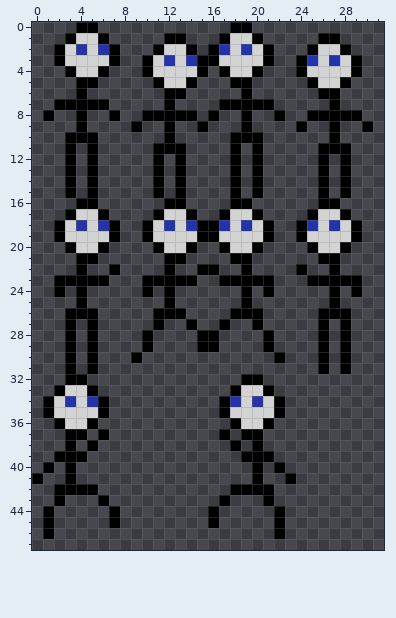
Pixel-art sprite -- exjobb-game/src/res/player.png. Above: the version before the commit.
The file is 64x96 pixels, drawn in blocks of 2x2; one block is one cell here. Colours within 5 levels of each other are drawn and written as one.
Once edited:
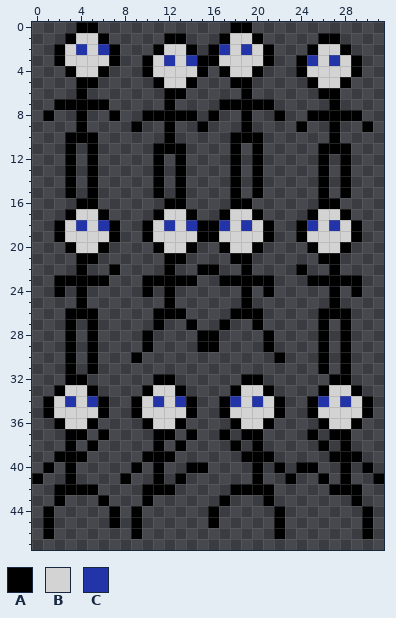
Palette (. is transparent): A #000000  B #d3d3d3  C #2333a8
Diff:
@@ x 0..31 @@
 31 ...A.A....................A.A...
-32 ...AA..............AA...........
-33 ..ABBA............ABBA..........
-34 .ABCBCA..........ACBCBA.........
-35 .ABBBBA..........ABBBBA.........
-36 ..ABBA............ABBA..........
-37 ...AA.A..........A.AA...........
-38 ...A.A............A.A...........
-39 ..AAA..............AAA..........
-40 .A.A................A.A.........
-41 A..A................A..A........
-42 ..AAAA............AAAA..........
-43 ..A...A..........A...A..........
-44 .A.....A........A.....A.........
-45 .A.....A........A.....A.........
-46 .A....................A.........
+32 ...AA......AA......AA......AA...
+33 ..ABBA....ABBA....ABBA....ABBA..
+34 .ABCBCA..ABCBCA..ACBCBA..ACBCBA.
+35 .ABBBBA..ABBBBA..ABBBBA..ABBBBA.
+36 ..ABBA....ABBA....ABBA....ABBA..
+37 ...AA.A....AA.A..A.AA....A.AA...
+38 ...A.A.....A.A....A.A.....A.A...
+39 ..AAA.....AAA......AAA.....AAA..
+40 .A.A.....A.A..AA....A.A.AA..A.A.
+41 A..A....A..A.A......A..A..A.A..A
+42 ..AAAA....AAA.....AAAA.....AAA..
+43 ..A...A...A......A...A.......A..
+44 .A.....A.A......A.....A.......A.
+45 .A.....A.A......A.....A.......A.
+46 .A.......A............A.......A.
 47 ................................
Pixel boxes of the changes (left, top, right, bottom) in both pictures:
added: (120, 374, 208, 539)
added: (296, 374, 384, 539)
